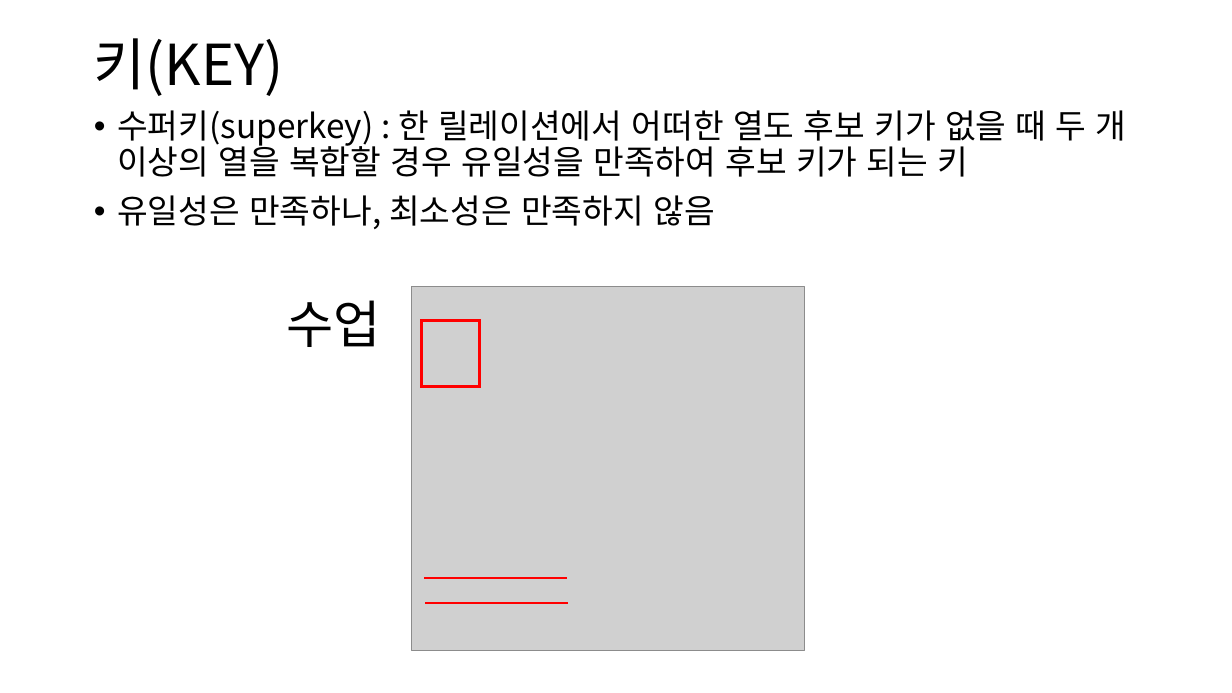
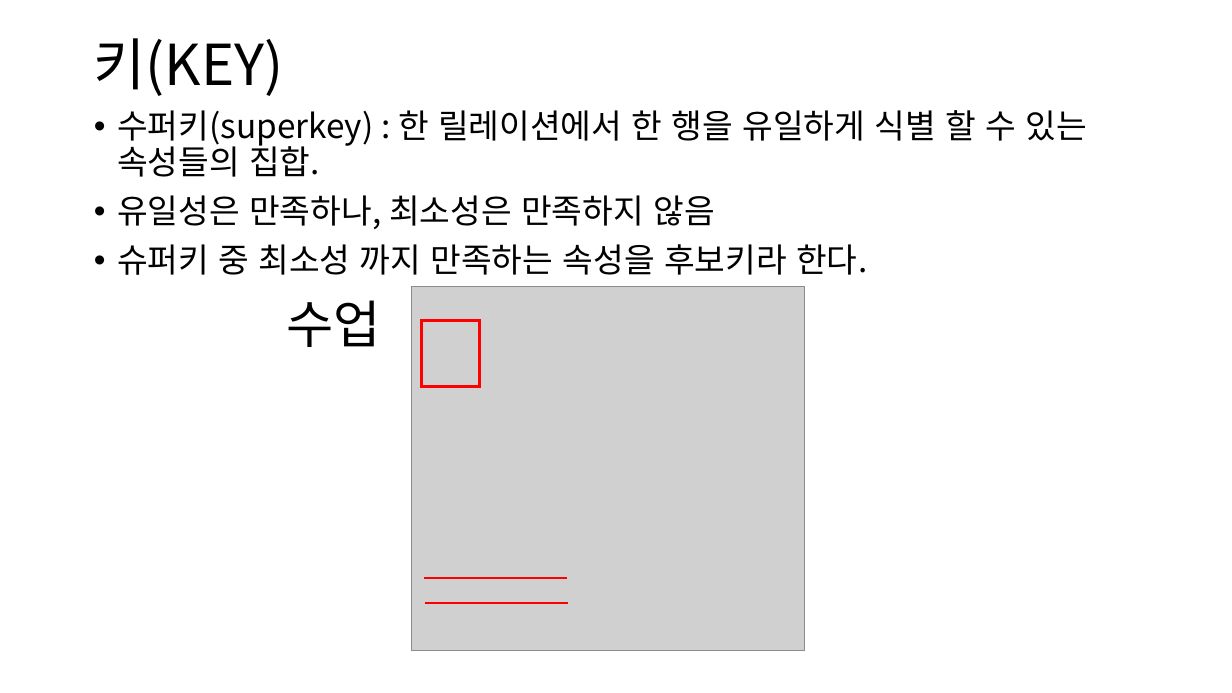
Before and after one commit to lhs501/mirim, a slide deck: slide 22 of chapter 4.pptx. Drawn at 1232x693 pixels with LibreOffice and Linux fonts; fonts in the diff are those of the drawing; grey boxes stand for pictures. Boxes give left, top, right and bottom in pixels: in the first picture for what was removed or moved away, otherwise in the second. Text is boxed around its words. In the diff, an @@ line names an element or a change of style, - is before the commit and + after.

```diff
--- a/chapter 4.pptx
+++ b/chapter 4.pptx
@@ text at (117,110,1086,177): text changed @@
-• 수퍼키(superkey) : 한 릴레이션에서 어떠한 열도 후보 키가 없을 때 두 개 이상의 열을 복합할 경우 유일성을 만족하여 후보 키가 되는 키
+• 수퍼키(superkey) : 한 릴레이션에서 한 행을 유일하게 식별 할 수 있는 속성들의 집합.
@@ text at (117,244,868,275): paragraph added @@
+• 슈퍼키 중 최소성 까지 만족하는 속성을 후보키라 한다.
```
Also in this commit, not shown: 9 other slides changed, 3 other files.
